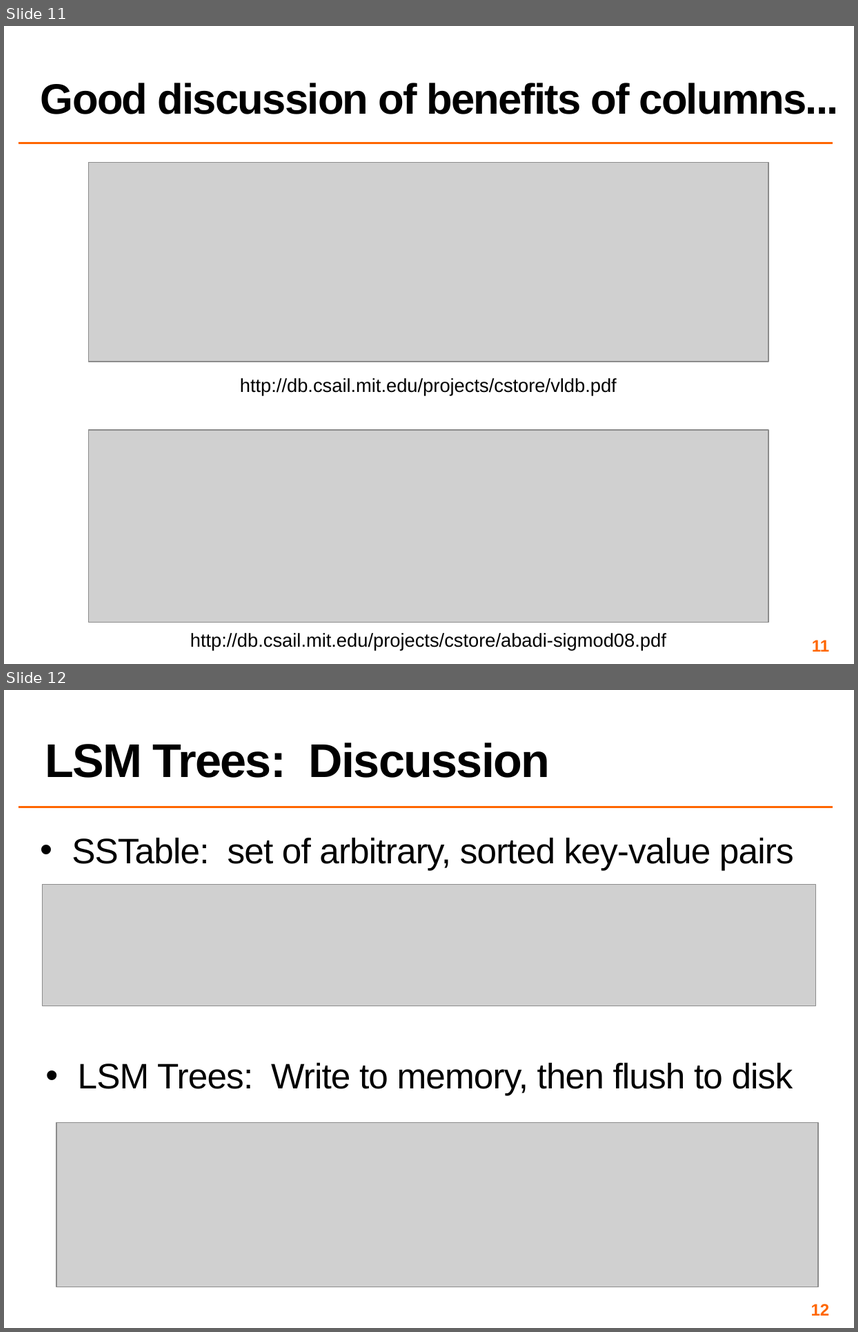
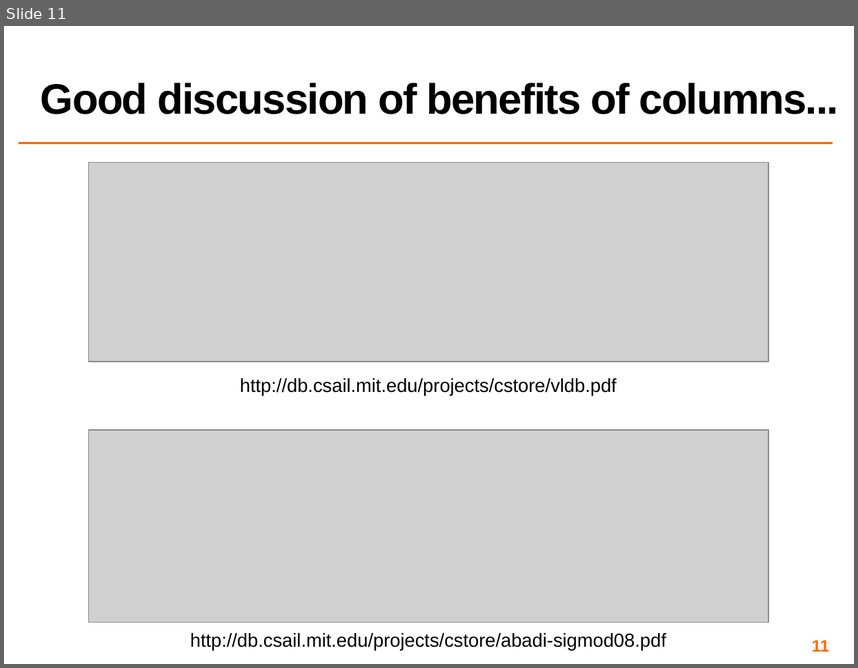
Before and after one commit to COS518/cos518.github.io, a slide deck: docs/L8-db-stores.pptx. Shown one above the other, each under a label of ours: slides 11 and 12 before the commit, slide 11 after it. The pictures are 858x1332 and 858x668 pixels, drawn with LibreOffice and Linux fonts; fonts in the diff are those of the drawing; grey boxes stand for pictures. Boxes give left, top, right and bottom in pixels: in the first picture for what was removed or moved away, otherwise in the second. Text is boxed around its words. In the diff, an @@ line names an element or a change of style, - is before the commit and + after.

```diff
--- a/docs/L8-db-stores.pptx
+++ b/docs/L8-db-stores.pptx
@@ slide 12 removed at [4,690,854,1328], background #FFFFFF; not listed: 1 template element that a slide beside it also shows @@
@@ title removed at [45,742,550,778] @@
-LSM Trees: Discussion
@@ text removed at [72,837,794,870] @@
-• SSTable: set of arbitrary, sorted key-value pairs
@@ picture removed at [42,884,816,1005] @@
@@ text removed at [78,1062,793,1095] @@
-• LSM Trees: Write to memory, then flush to disk
@@ picture removed at [56,1122,818,1286] @@
@@ page number removed at [811,1303,830,1315] @@
-12
```
Also in this commit, not shown: 2 slides changed, 2 slides added, 3 other slides removed, 2 other files.
